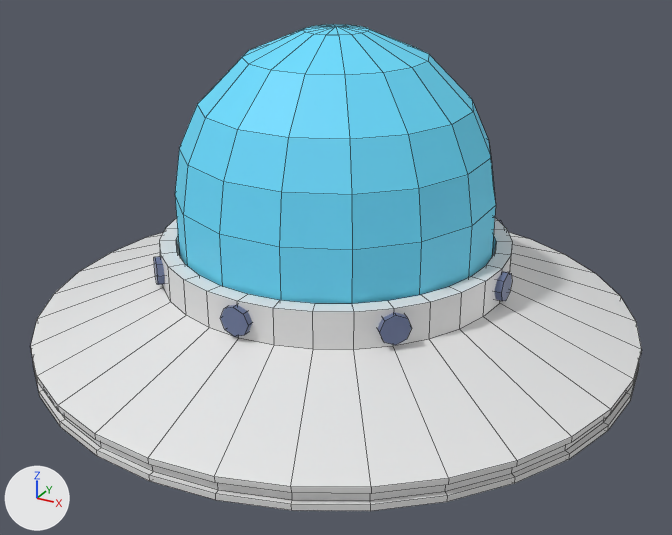
Two versions of the FBX model SourceArt/Ufo.fbx, one commit apart.
Before and after are seen from a 50 mm lens placed at (1.82, -3.31, 2.03), pointed at (0.04, -0.07, 0.41). Every picture has the same lights, and +X, +Y and +Z are marked at lower left. Mesh edges are drawn as thin lines. Where no turn or scale is listed for an object, it has been applied to the vertices.
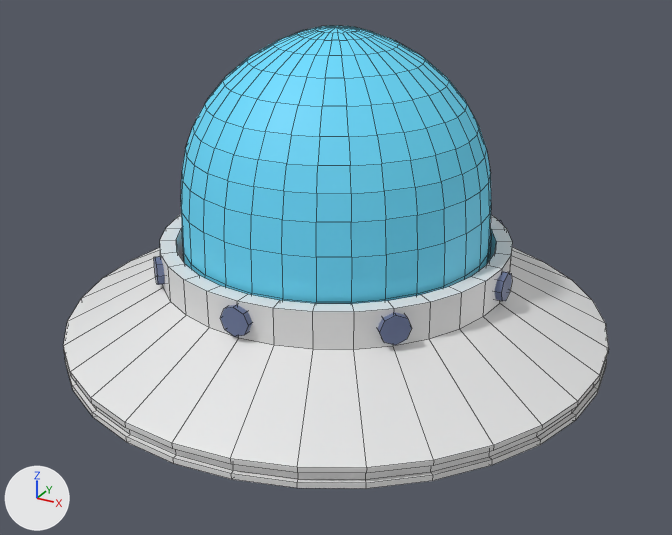
What differs and where, as boxes [x1, y1, x2, y2] in the pictures (672 x 535 px; the box of a moved part takes in the faces that stretch with it):
'Cylinder', reshaped (11% narrower, 7% shorter): before [31, 217, 641, 511]; after [63, 215, 608, 488]
'Cylinder.001', reshaped: before [175, 24, 496, 304]; after [181, 26, 491, 304]
part 1 of me_cylinder_002, moved or reshaped: before [31, 232, 641, 511]; after [63, 248, 608, 488]

Patch to the scene script:
```diff
--- a/SourceArt/Ufo.fbx.py
+++ b/SourceArt/Ufo.fbx.py
@@ me_cylinder_002 @@
 me_cylinder_002.from_pydata(...)  # 448 vertices, 420 faces; spans x -1.32..1.32, y -1.32..1.32, z -0.26..0.53
 # used by ob_cylinder; location = (0.0, 0.0, 0.0)
+# me_cylinder_002 part 1: all 192 vertices in x -1.32..1.32, y -1.32..1.32, z 0.08..0.18 are scaled about the mesh origin by 0.902
 me_cylinder_002.materials.append(mat_material_002)
@@ me_cylinder_001 @@
 # used by ob_cylinder_001; location = (0.0, 0.0, 0.0)
-me_cylinder_001.from_pydata(...)  # 97 vertices, 96 faces; spans x -0.668..0.668, y -0.668..0.668, z 0.313..1.418
+me_cylinder_001.from_pydata(...)  # 385 vertices, 368 faces; spans x -0.663..0.663, y -0.663..0.663, z 0.313..1.415
+# me_cylinder_001 part 2: 97 vertices removed from x -0.668..0.668, y -0.668..0.668, z 0.313..1.418; 385 vertices added at x -0.663..0.663, y -0.663..0.663, z 0.313..1.415
 me_cylinder_001.materials.append(mat_material_001)
```
